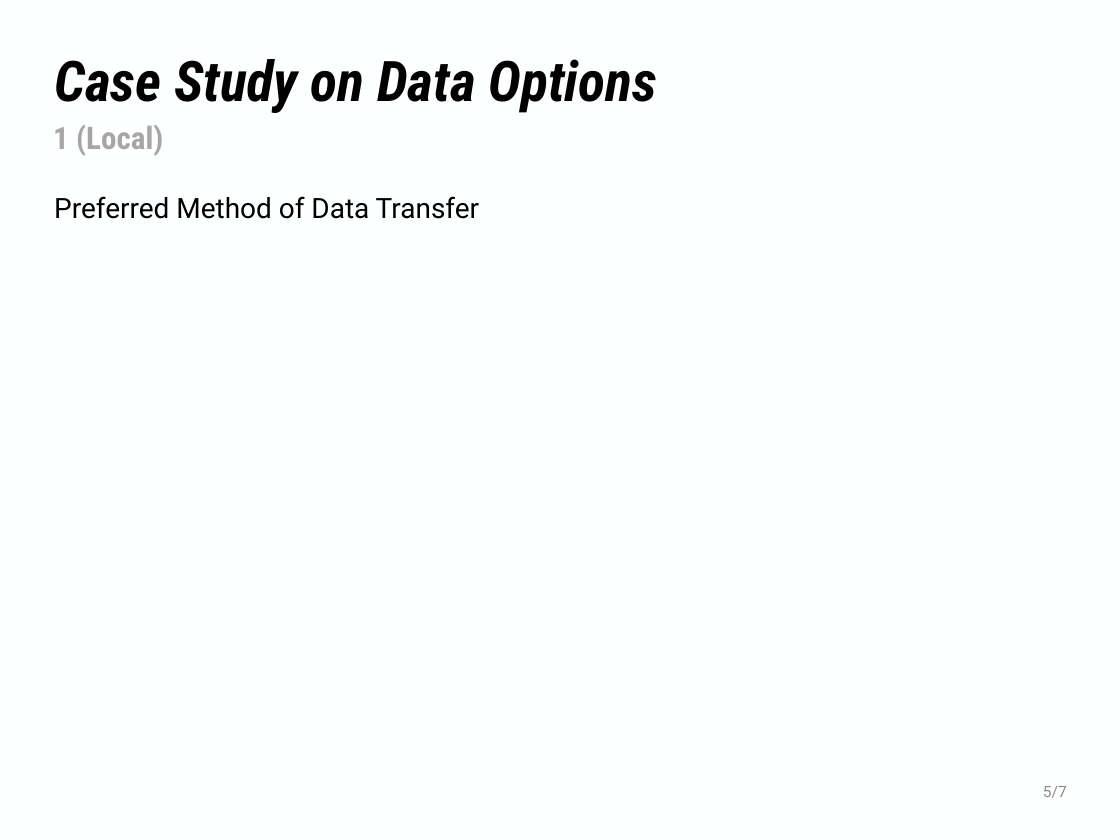
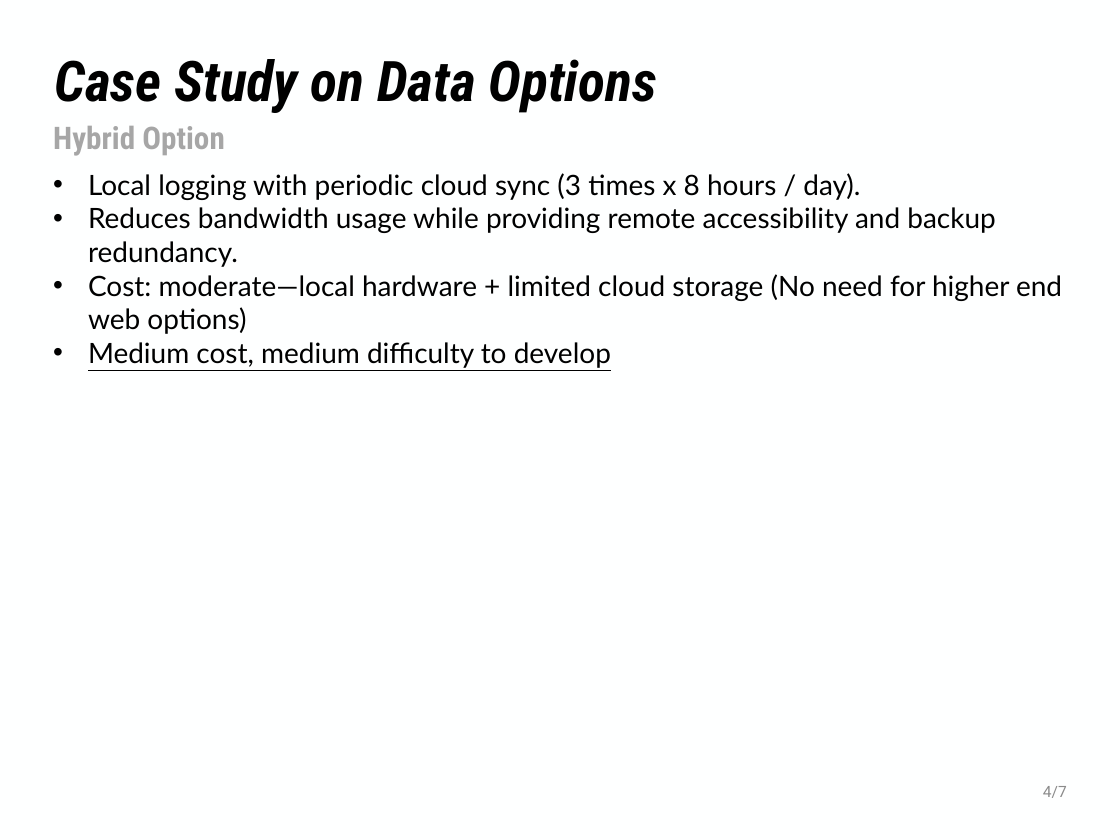
Before and after one commit to NHuang58/Biomedical_Device_PCB, a slide deck: slide 5 of Documentation/Slides/Week_16.pptx. Drawn at 1120x840 pixels with LibreOffice and Linux fonts; fonts in the diff are those of the drawing; background and template pictures are left out. Boxes give left, top, right and bottom in pixels: in the first picture for what was removed or moved away, otherwise in the second. Text is boxed around its words. In the diff, an @@ line names an element or a change of style, - is before the commit and + after.

```diff
--- a/Documentation/Slides/Week_16.pptx
+++ b/Documentation/Slides/Week_16.pptx
@@ text at (53, 126, 224, 156): text changed @@
-1 (Local)
+Hybrid Option
@@ text added at (88, 173, 1062, 368), 18 pt, text #000000 @@
+• Local logging with periodic cloud sync (3 times x 8 hours / day).
+• Reduces bandwidth usage while providing remote accessibility and backup redundancy.
+• Cost: moderate—local hardware + limited cloud storage (No need for higher end web options)
+• Medium cost, medium difficulty to develop
@@ text removed at (54, 196, 479, 219) @@
-Preferred Method of Data Transfer
@@ text at (1043, 786, 1067, 798): text changed @@
-5/7
+4/7
```
Also in this commit, not shown: 3 other slides changed, 5 slides added, 1 slide removed, 5 other files.
